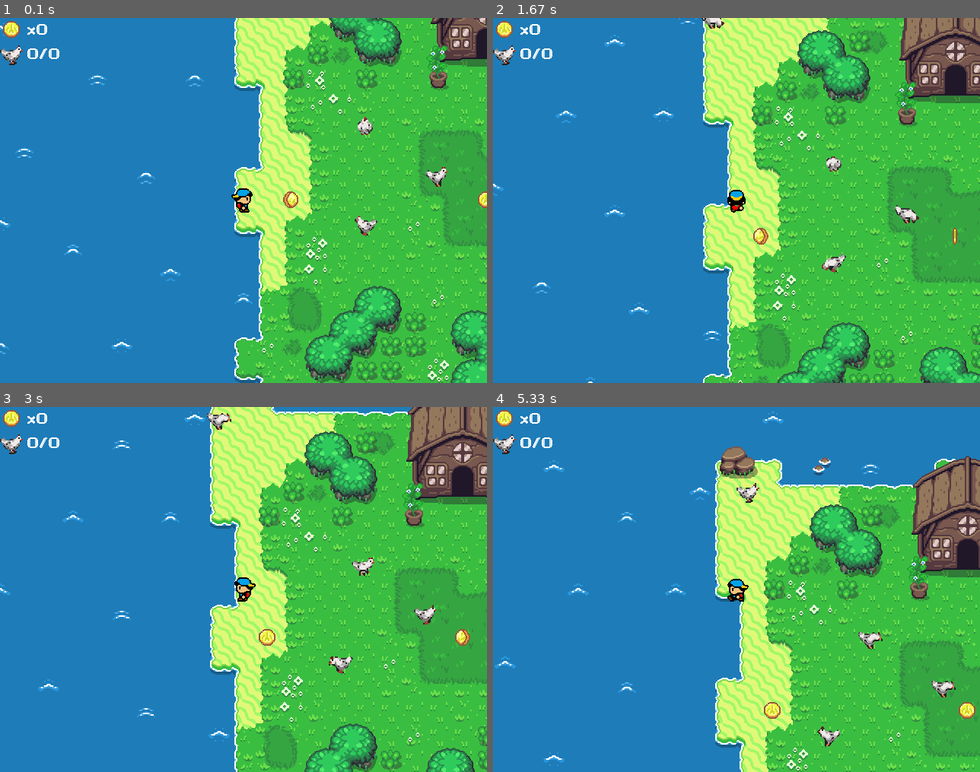
Above: before the commit, frames 1-4 (two rows, left to right).
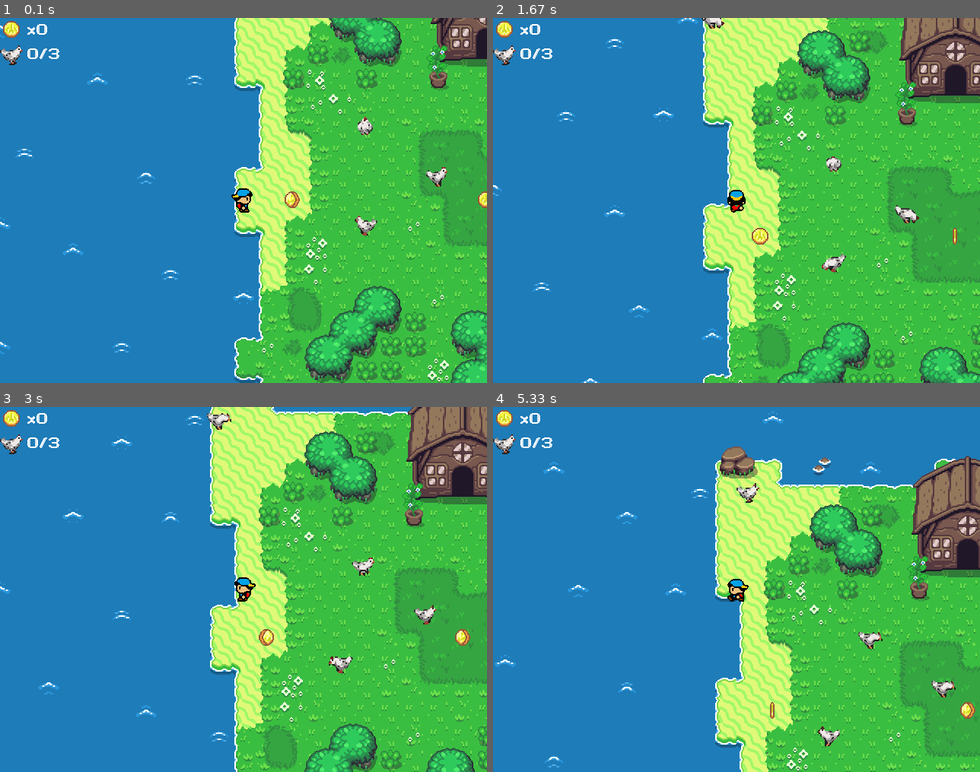
Above: after the commit, the same moments.

Repository: pitkanenlauri/questoffununlimited
Game: pygame game, started from quest/main.py
Same seed, same stepped clock (60 frames per second), same inputs: the game is played once before the commit and once after it.
Inputs:
- Up to frame 1 (0.1 s): no input
- Up to frame 2 (1.67 s): hold Right 0.33-0.8 s; hold Up 0.83-1.13 s; hold Up 1.17-1.53 s
- Up to frame 3 (3 s): hold Right 1.9-2.37 s; hold Left 2.4-2.93 s; hold Down from 2.97 s (still down)
- Up to frame 4 (5.33 s): release Down at 3.27 s; hold Up 3.3-3.67 s; tap Shift at 3.7 s; hold Up 4.03-4.33 s; hold Right 4.37-4.83 s; hold Left from 4.87 s (still down)

The runs differ from the first frame. In frame 1, 0.6% of the frame differs, in the area x 0-62%, y 1-93%; in frame 2, 0.6%; in frame 3, 0.5%; in frame 4, 0.7%, in the area x 0-100%, y 8-99%.

Commit message:
Quests structure ready.

Diff:
--- a/quest/assets/tmx/mysterious_cave.tmx
+++ b/quest/assets/tmx/mysterious_cave.tmx
@@ -1,5 +1,5 @@
 <?xml version="1.0" encoding="UTF-8"?>
-<map version="1.4" tiledversion="1.4.3" orientation="orthogonal" renderorder="right-down" width="50" height="60" tilewidth="16" tileheight="16" infinite="0" nextlayerid="13" nextobjectid="226">
+<map version="1.4" tiledversion="1.4.3" orientation="orthogonal" renderorder="right-down" width="50" height="60" tilewidth="16" tileheight="16" infinite="0" nextlayerid="13" nextobjectid="229">
  <tileset firstgid="1" source="cave.tsx"/>
  <tileset firstgid="1001" source="objects.tsx"/>
  <tileset firstgid="1661" source="object_icons.tsx"/>
@@ -467,9 +467,22 @@
   </object>
  </objectgroup>
  <objectgroup id="8" name="sprites">
-  <object id="201" name="chicken" gid="1891" x="352" y="400" width="16" height="16">
-   <properties>
+  <object id="226" name="chicken_lost" gid="1909" x="336" y="768" width="16" height="16">
+   <properties>
+    <property name="color" value="blue"/>
+    <property name="direction" value="right"/>
+   </properties>
+  </object>
+  <object id="227" name="chicken_lost" gid="1909" x="256" y="816" width="16" height="16">
+   <properties>
+    <property name="color" value="green"/>
     <property name="direction" value="down"/>
+   </properties>
+  </object>
+  <object id="228" name="chicken_lost" gid="1909" x="192" y="784" width="16" height="16">
+   <properties>
+    <property name="color" value="red"/>
+    <property name="direction" value="left"/>
    </properties>
   </object>
  </objectgroup>
--- a/quest/sprites.py
+++ b/quest/sprites.py
@@ -254,16 +254,17 @@
 
 
 class Chicken(Sprite):
-    def __init__(self, x, y, direction, tiled_id=None):
-        super().__init__('chicken_move', x, y, direction)
+    def __init__(self, x, y, direction, tiled_id=None, color='chicken'):
+        super().__init__(color + '_move', x, y, direction)
         self.tiled_id = tiled_id
         self.speed = 0.5
         self.moves = ['up', 'down', 'left', 'right']
-        self.rest_sheet_dict = self.create_spritesheet_dict('chicken_rest')
+        self.rest_sheet_dict = self.create_spritesheet_dict(color + '_rest')
         self.rest_animation_dict = self.create_animation_dict(
             self.rest_sheet_dict)
         self.rested = False
         self.rest_counter = 0
+        self.color = color
 
     def auto_moving(self):
         self.begin_moving(self.moves[random.randint(0, 3)])
--- a/quest/states.py
+++ b/quest/states.py
@@ -21,6 +21,7 @@
         self.game_data = game_data
         self.state = 'normal'
         self.map_state = self.make_map_state_dict()
+        self.game_data['current_map'] = self.name
 
         self.show_inventory = True
         self.inventory = self.game_data['player_data']
@@ -31,13 +32,15 @@
 
         self.camera = Camera(self.map_rect.width, self.map_rect.height)
         self.text_box = s.TextBox()
+
+        self.quests = self.open_active_quests()
 
         self.player = self.make_player()
         self.sprites = self.make_sprites()
         self.blockers = self.make_blockers()
         self.portals = self.open_portals()
+        self.map_objects = self.make_map_objects()
         self.map_items = self.make_map_items()
-        self.map_objects = self.make_map_objects()
         self.dialogues = self.load_dialogues()
 
     def make_player(self):
@@ -63,8 +66,23 @@
                 sprites.add(sprite)
 
             if obj.name == 'chicken':
-                sprite = s.Chicken(obj.x, obj.y, obj.properties['direction'])
-                sprites.add(sprite)
+                if self.inventory['chickens']['catch']:
+                    if obj.id not in self.inventory['catched_chickens']:
+                        sprite = s.Chicken(
+                            obj.x, obj.y, obj.properties['direction'], obj.id)
+                        sprites.add(sprite)
+                else:
+                    sprite = s.Chicken(obj.x, obj.y, obj.properties['direction'])
+                    sprites.add(sprite)
+
+            if obj.name == 'chicken_lost':
+                if self.inventory['chickens']['rescue']:
+                    if obj.id not in self.inventory['found_items']:
+                        sprite = s.Chicken(
+                            obj.x, obj.y, obj.properties['direction'],
+                                          obj.id,
+                                          obj.properties['color'])
+                        sprites.add(sprite)
 
             if obj.name == 'uncle':
                 sprite = s.Sprite(obj.name, obj.x, obj.y)
@@ -97,11 +115,10 @@
 
     def make_map_items(self):
         map_items = pg.sprite.Group()
-        found_items = self.inventory['found_items']
         layer = self.tmx_renderer.get_layer('map_items')
 
         for obj in layer:
-            if obj.id not in found_items:
+            if obj.id not in self.inventory['found_items']:
                 item = s.MapObject(
                     obj.name, obj.x, obj.y, obj.properties['frames'],
                                             obj.properties['frame_width'],
@@ -180,6 +197,7 @@
         self.check_for_key_actions(keys)
         self.check_for_dialogue()
         self.check_for_portals()
+        self.check_quest_progress()
         self.camera.update(self.player.rect)
         self.update_window(window)
 
@@ -215,11 +233,8 @@
 
         for sprite in self.sprites:
 
-            if sprite.name == 'chicken_move':
-                if self.player.rect.colliderect(sprite.rect):
-                    self.inventory['catched_chickens'].add(sprite.tiled_id)
-                    self.inventory['chickens']['amount'] += 1
-                    sprite.kill()
+            if self.inventory['chickens']['catchable']:
+                if self.chicken_catched(sprite):
                     continue
 
             all_sprite_blockers.extend(sprite.blockers)
@@ -273,3 +288,38 @@
             self.show_inventory = True
         if keys[pg.K_q]:
             self.show_inventory = False
+
+    def open_active_quests(self):
+        quests = []
+        for quest in self.game_data['active_quests']:
+            active_quest = self.game_data['quest_data'][quest]
+            active_quest.open(self.game_data)
+            quests.append(active_quest)
+
+        return quests
+
+    def check_quest_progress(self):
+        for quest in self.quests:
+            if quest.active:
+                quest.update()
+                if not quest.active:
+                    self.game_data['active_quests'].remove(quest.name)
+
+    def chicken_catched(self, sprite):
+        if (sprite.name == 'chicken_move' and self.inventory['chickens']['catch']
+            and self.name == c.SANDY_COVE):
+            if self.player.rect.colliderect(sprite.rect):
+                self.inventory['catched_chickens'].add(sprite.tiled_id)
+                self.inventory['chickens']['amount'] += 1
+                sprite.kill()
+                return True
+
+        if (sprite.name == 'red_move' or
+            sprite.name == 'green_move' or sprite.name == 'blue_move'):
+            if self.player.rect.colliderect(sprite.rect):
+                self.inventory['found_items'].add(sprite.tiled_id)
+                self.inventory['chickens']['amount'] += 1
+                sprite.kill()
+                return True
+
+        return False
--- a/quest/tools.py
+++ b/quest/tools.py
@@ -73,28 +73,28 @@
     # Items that player has collected and is carrying.
     ##################################################
     player_data = {'gold': 0,
-                   'chickens': {'show': True,
+                   'chickens': {'show': False,
                                 'amount': 0,
-                                'max': 0},
+                                'max': 0,
+                                'catchable': False,
+                                'rescue': False,
+                                'catch': False},
                    'found_items': set(),
                    'catched_chickens': set()
                    }
 
     # Data for quests.
     ##################################################
-    chicken_rescue = {}
-
-    chicken_catch = {}
-
-    quests = {'chicken_rescue': chicken_rescue,
-              'chicken_catch': chicken_catch
+    quests = {'chicken_rescue': ChickenRescue(),
+              'chicken_catch': ChickenCatch()
               }
 
     # Compile the above into game data dictionary.
     ##################################################
     game_data_dict = {'player_data': player_data,
                       'quest_data': quests,
-                      'active_quests': ['chicken_rescue', 'chicken_catch']
+                      'active_quests': {'chicken_rescue'},
+                      'current_map': None
                       }
     return game_data_dict
 
@@ -173,7 +173,66 @@
         self.dict = properties
 
 class Quest:
-    def __init__(self, game_data):
-        self.game_data = game_data
-
-        pass
+    def __init__(self):
+        self.active = True
+        self.completed = False
+        self.name = None
+
+    def open(self, game_data):
+        self.game_data = game_data
+        pass
+
+    def update(self):
+        pass
+
+    def deactivate(self):
+        pass
+
+class ChickenRescue(Quest):
+    def __init__(self):
+        super().__init__()
+        self.name = 'chicken_rescue'
+
+    def open(self, game_data):
+        game_data['player_data']['chickens']['show'] = True
+        game_data['player_data']['chickens']['max'] = 3
+        if game_data['current_map'] == c.MYSTERIOUS_CAVE:
+            game_data['player_data']['chickens']['catchable'] = True
+            game_data['player_data']['chickens']['rescue'] = True
+        self.game_data = game_data
+
+    def update(self):
+        if not self.completed:
+            if self.game_data['player_data']['chickens']['amount'] == 3:
+                self.completed = True
+
+    def deactivate(self):
+        self.active = False
+        self.game_data['player_data']['chickens']['catchable'] = False
+        self.game_data['player_data']['chickens']['rescue'] = False
+        self.game_data['player_data']['chickens']['show'] = False
+
+class ChickenCatch(Quest):
+    def __init__(self):
+        super().__init__()
+        self.name = 'chicken_catch'
+
+    def open(self, game_data):
+        game_data['player_data']['chickens']['show'] = True
+        game_data['player_data']['chickens']['max'] = 23
+        if game_data['current_map'] == c.SANDY_COVE:
+            game_data['player_data']['chickens']['catchable'] = True
+            game_data['player_data']['chickens']['catch'] = True
+        self.game_data = game_data
+
+    def update(self):
+        if not self.completed:
+            if self.game_data['player_data']['chickens']['amount'] == 23:
+                self.completed = True
+
+    def deactivate(self):
+        self.active = False
+        self.game_data['player_data']['chickens']['catchable'] = False
+        self.game_data['player_data']['chickens']['catch'] = False
+        self.game_data['player_data']['chickens']['show'] = False
+        self.game_data['player_data']['catched_chickens'].clear()
Binary file added: quest/assets/graphics/blue_move.png
Binary file added: quest/assets/graphics/blue_rest.png
Binary file added: quest/assets/graphics/green_move.png
Binary file added: quest/assets/graphics/green_rest.png
Binary file added: quest/assets/graphics/red_move.png
Binary file added: quest/assets/graphics/red_rest.png
